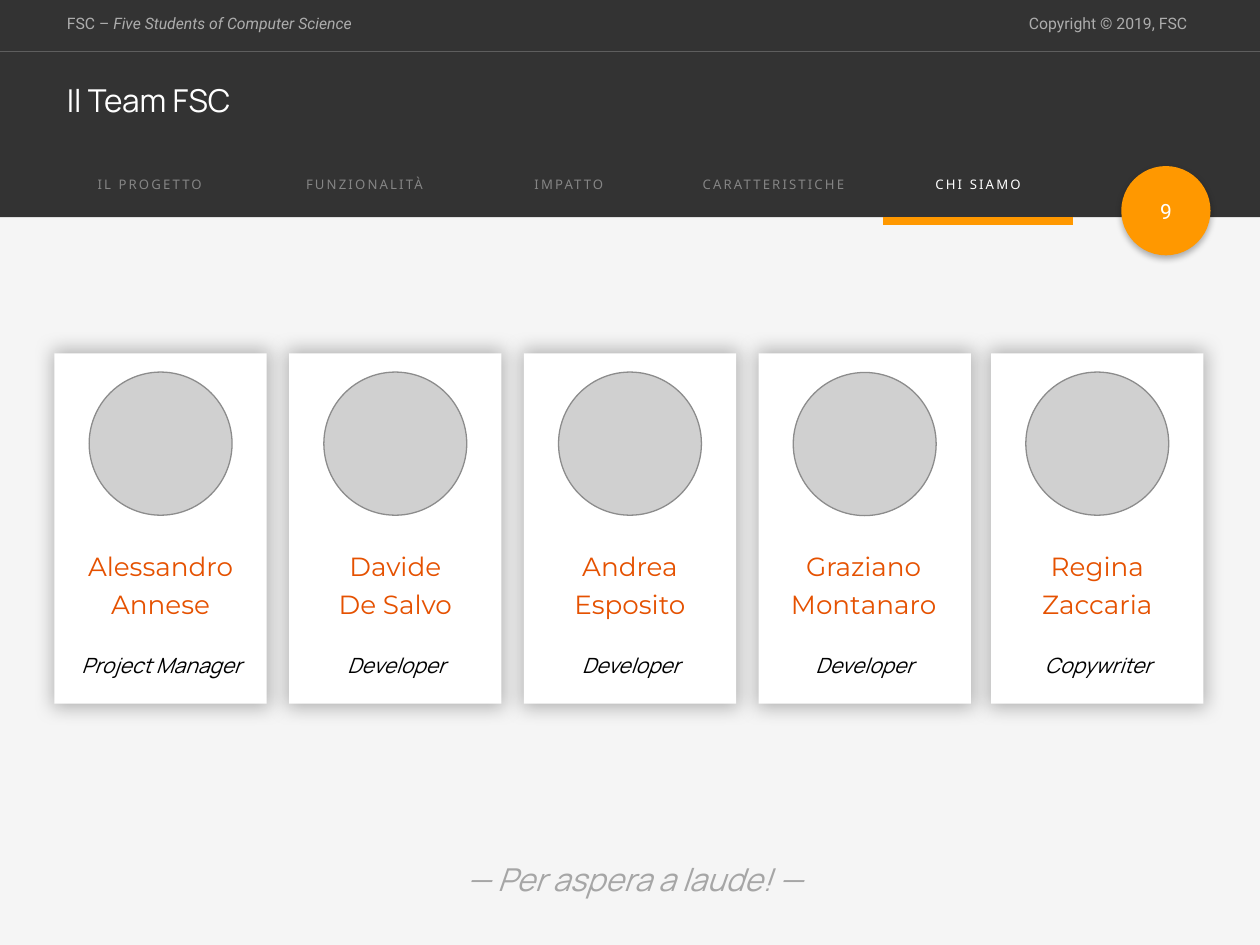
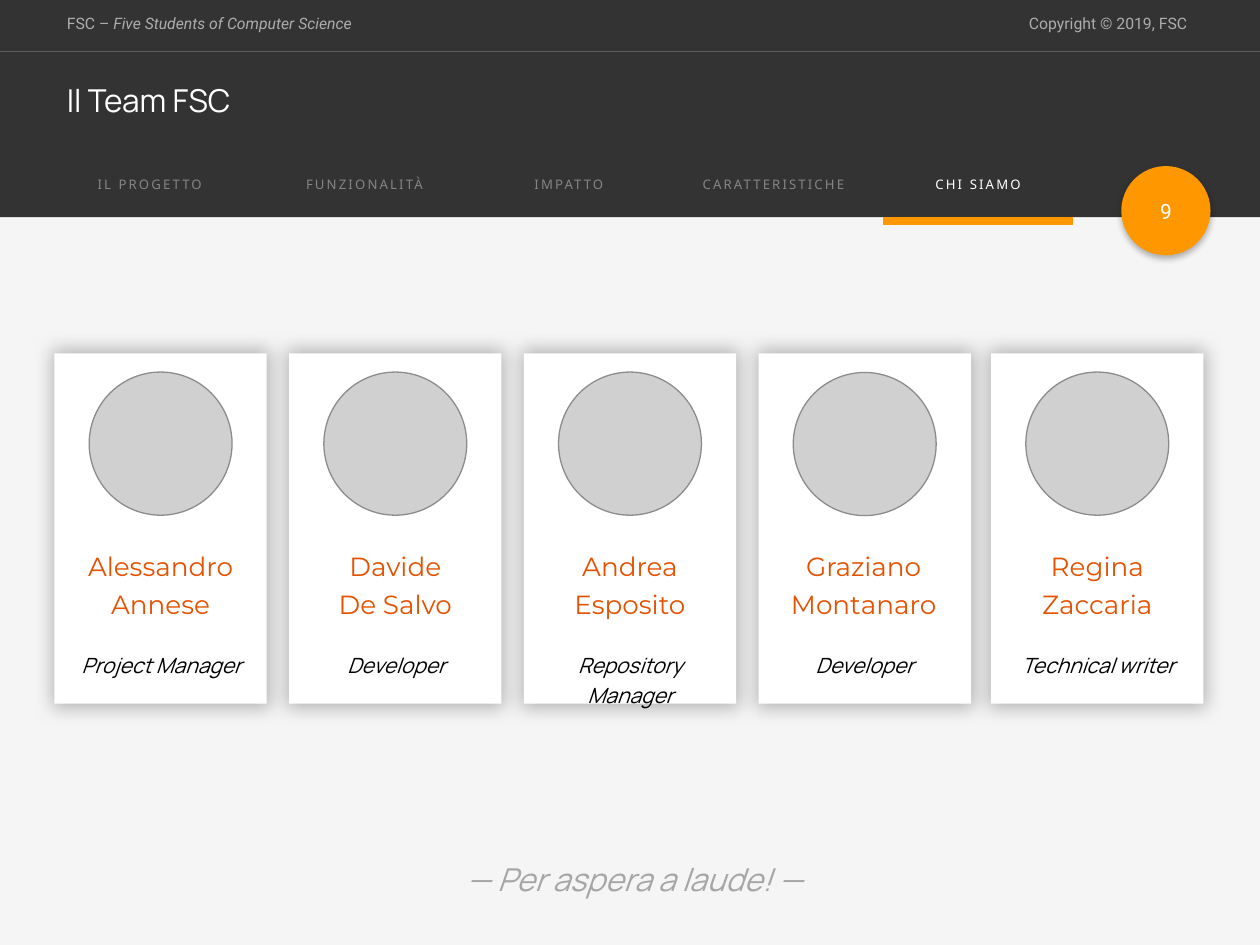
Before and after one commit to F-S-C/Emotionally, a slide deck: slide 14 of presentation/PresentazionePPW.pptx. Drawn at 1260x945 pixels with LibreOffice and Linux fonts; fonts in the diff are those of the drawing; grey boxes stand for pictures. Boxes give left, top, right and bottom in pixels: in the first picture for what was removed or moved away, otherwise in the second. Text is boxed around its words. In the diff, an @@ line names an element or a change of style, - is before the commit and + after.

```diff
--- a/presentation/PresentazionePPW.pptx
+++ b/presentation/PresentazionePPW.pptx
@@ text at (x1=578, y1=657, x2=683, y2=709): text changed @@
-Developer
+Repository Manager
@@ text at (x1=1022, y1=657, x2=1174, y2=674): text changed @@
-Copywriter
+Technical writer
```
Also in this commit, not shown: 1 other file.
